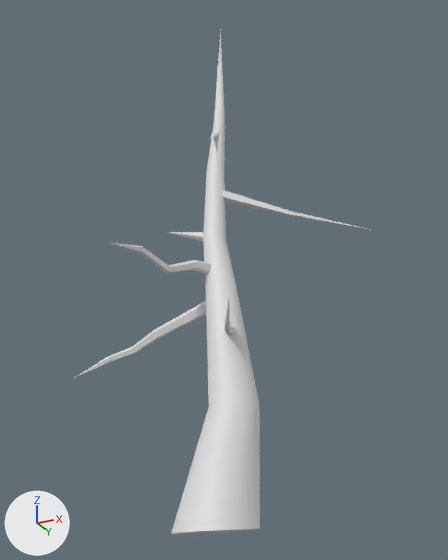
One commit to the FBX model BogeyMan/Assets/Art/Environnement/Vegetation MEshes/SM_TreeSmall3.fbx: the scene before it, then after it.
One viewpoint serves both versions: a 50 mm lens placed at (1.1, -2.13, 0.01), pointed at (0.04, -0.02, 0.96). The axes (+X, +Y, +Z) are drawn at lower left. The lights are the same throughout. Where no turn or scale is listed for an object, it has been applied to the vertices.

In view in the first picture: 'SM_TreeSmall3'.
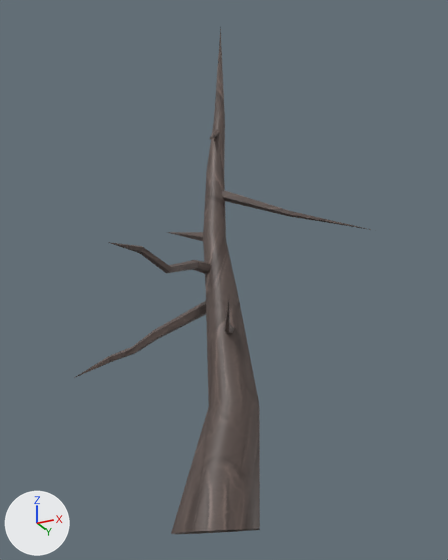
Changed parts and their boxes (x1, y1, x2, y2) in the pictures (448 x 560 px):
part 1 of me_mesh, deleted: before (174, 529, 260, 534)
part 2 of me_mesh, recoloured (white to grey): (74, 26, 371, 534) in both

The edits, one by one:
Picture 'DefaultMaterial_Base_color.png' (img_defaultmaterial_base_color_png) is new.
Material 'Material #25' (mat_material__25) is new.
Its texture is img_defaultmaterial_base_color_png.
me_mesh is used by ob_sm_treesmall3; location (0.0, 0.0, 0.0).
Verts and faces of me_mesh; kept vertices keep their numbers, new ones are numbered from 132.
Before the commit, vertices of me_mesh: 0 (-0.12, 0.11, 0.0) at pixel (202, 533), 3 (0.0, 0.16, 0.01) at pixel (235, 531), 43 (0.17, 0.0, 0.02) at pixel (259, 528), 44 (0.12, 0.12, 0.01) at pixel (259, 529), 45 (-0.16, 0.0, 0.0) at pixel (176, 534).
Before the commit, vertices of me_mesh: 46 (-0.12, -0.12, 0.0) at pixel (170, 533), 47 (0.0, -0.16, 0.01) at pixel (193, 531), 48 (0.12, -0.12, 0.01) at pixel (231, 529), 49 (0.0, 0.0, 0.0) at pixel (215, 533).
me_mesh had 132 vertices, 156 faces and spanned x -0.68..0.62, y -0.52..0.24, z 0.0..2.31.
me_mesh now has 125 vertices, 118 faces and spans x -0.68..0.62, y -0.52..0.24, z 0.0..2.31.
Part 1, on me_mesh:
Vertices deleted: 49 (with the faces that use them).
me_mesh part 2: 118 faces spanning x -0.68..0.62, y -0.52..0.24, z 0.0..2.31 switch from no material to mat_material__25 (picture img_defaultmaterial_base_color_png).
